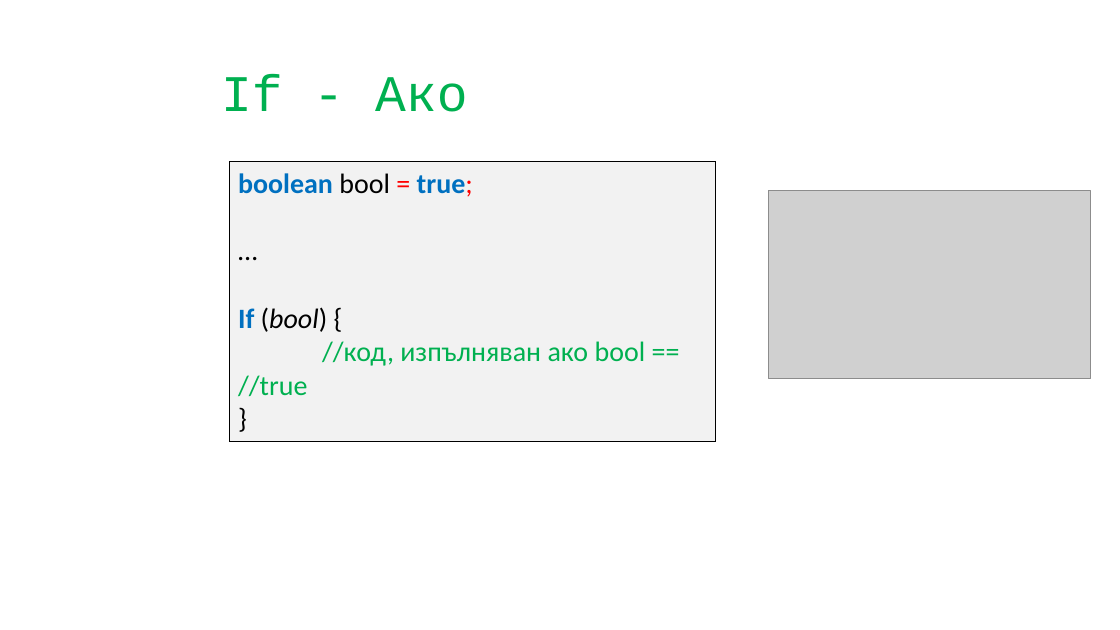
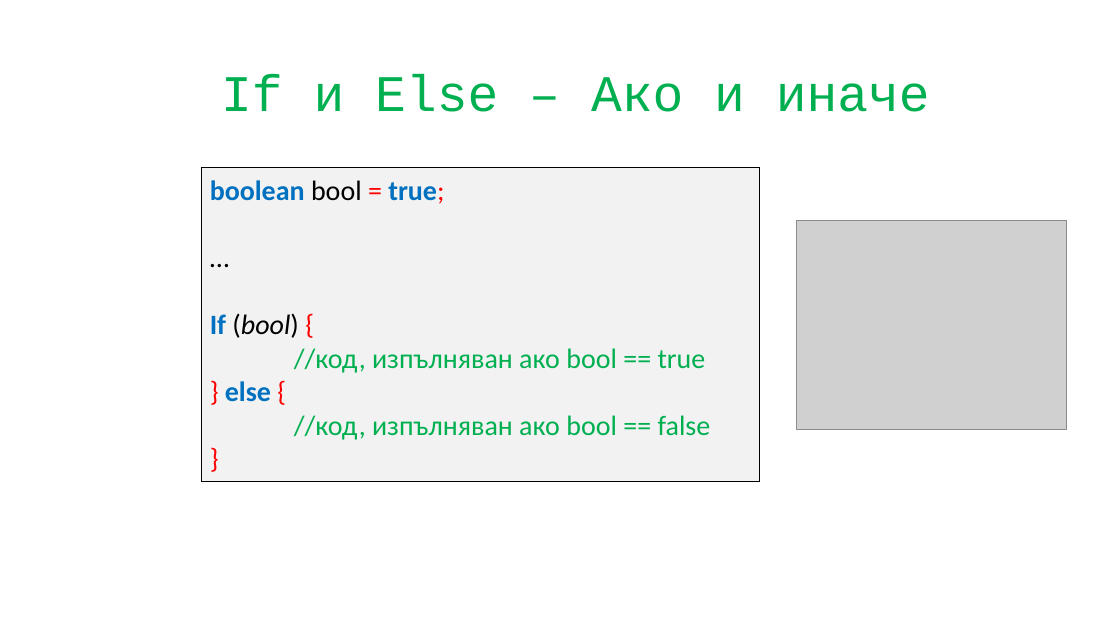
Before and after one commit to CoderDojoBulgaria/CoderDojo-2020-Autumn, a slide deck: slide 11 of Algo_Coding_Java/Presentations/Statements_and_Conditions.pptx. Drawn at 1120x630 pixels with LibreOffice and Linux fonts; fonts in the diff are those of the drawing; grey boxes stand for pictures; background and template pictures are left out. Boxes give left, top, right and bottom in pixels: in the first picture for what was removed or moved away, otherwise in the second. Text is boxed around its words. In the diff, an @@ line names an element or a change of style, - is before the commit and + after.

```diff
--- a/Algo_Coding_Java/Presentations/Statements_and_Conditions.pptx
+++ b/Algo_Coding_Java/Presentations/Statements_and_Conditions.pptx
@@ title at (221,73,930,112): text changed @@
-If - Ако
+If и Else – Ако и иначе
@@ rectangle "boolean bool = true;": place and size @@
-rectangle "boolean bool = true;" at (230,161,716,441)
+rectangle "boolean bool = true;" at (202,168,760,482)
@@ picture: place and size @@
-picture at (769,191,1091,379)
+picture at (797,221,1067,429)
@@ text in rectangle at (210,314,299,338): text colour #000000 to #FF0000 in "{", "}" @@
@@ text in rectangle at (225,348,711,440): text changed @@
-//код, изпълняван ако bool == //true
+//код, изпълняван ако bool == true
+} else {
+//код, изпълняван ако bool == false
```
Also in this commit, not shown: 1 other slide changed, 1 slide added, 1 slide removed.
